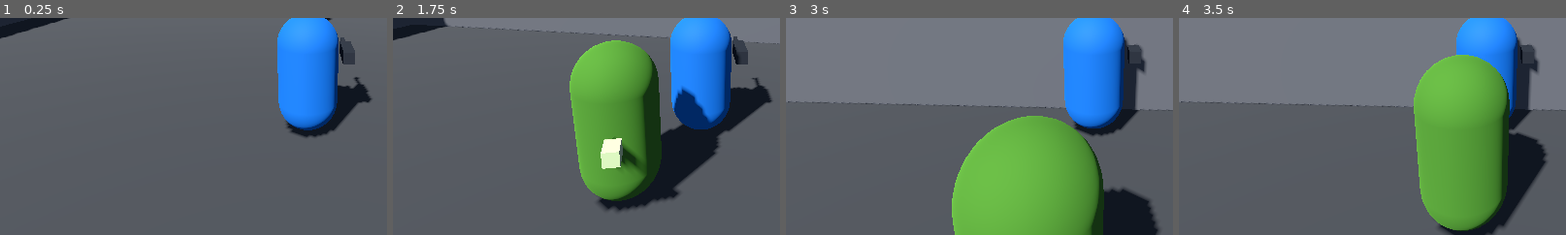
Above: before the commit, frames 1-4 (left to right).
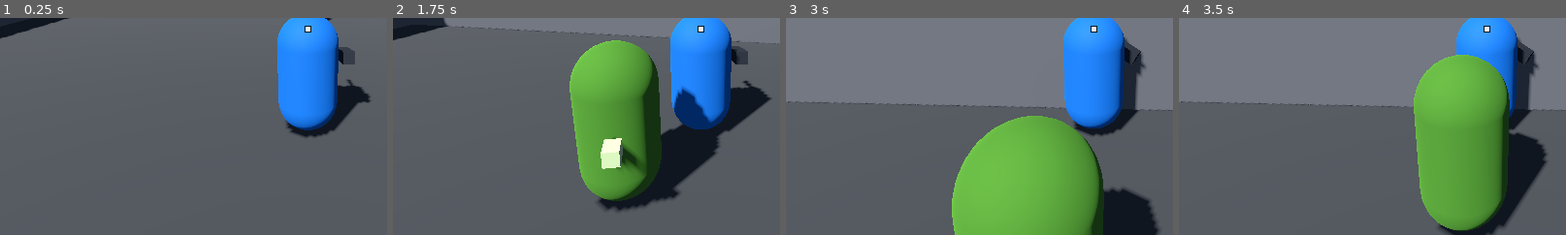
Above: after the commit, the same moments.

Repository: ruiguitos/horde-breaker
Game: Godot game, scene res://scenes/world/test_arena.tscn
Same seed, same stepped clock (60 frames per second), same inputs: the game is played once before the commit and once after it.
Inputs (mouse positions are % of the whole screen's width and height, from its top left):
- Up to frame 1 (0.25 s): no input
- Up to frame 2 (1.75 s): move the mouse to (55, 50) at 0.52 s; press the mouse at (55, 50) at 0.53 s; hold W (move_forward) from 0.53 s (still down); move the mouse to (45, 50) at 1.27 s; release the mouse at (45, 50) at 1.28 s; click (45, 50) at 1.35 s
- Up to frame 3 (3 s): keep holding W (move_forward); move the mouse to (52, 48) at 2.02 s; press the mouse at (52, 48) at 2.03 s; move the mouse to (49, 52) at 2.77 s; release the mouse at (49, 52) at 2.78 s; click (49, 52) at 2.85 s
- Up to frame 4 (3.5 s): keep holding W (move_forward)
The pictures show only the part of the screen within x 10-60%, y 47-97%; the shares and areas given below are measured in that part.

The runs differ from the first frame. In frame 1, 0.4% of the frame differs, in the area x 78-96%, y 3-38%; in frame 2, 0.4%, in the area x 78-98%, y 3-40%; in frame 3, 0.3%; in frame 4, 0.3%.

Commit message:
fix: align shooting with aim point

Diff:
--- a/scenes/ui/game_hud.tscn
+++ b/scenes/ui/game_hud.tscn
@@ -11,6 +11,41 @@
 grow_vertical = 2
 mouse_filter = 2
 script = ExtResource("1_hud_script")
+
+[node name="AimPoint" type="Control" parent="."]
+z_index = 5
+layout_mode = 1
+anchors_preset = 8
+anchor_left = 0.5
+anchor_top = 0.5
+anchor_right = 0.5
+anchor_bottom = 0.5
+offset_left = -5.0
+offset_top = -5.0
+offset_right = 5.0
+offset_bottom = 5.0
+grow_horizontal = 2
+grow_vertical = 2
+mouse_filter = 2
+
+[node name="Outline" type="ColorRect" parent="AimPoint"]
+layout_mode = 1
+anchors_preset = 15
+anchor_right = 1.0
+anchor_bottom = 1.0
+grow_horizontal = 2
+grow_vertical = 2
+mouse_filter = 2
+color = Color(0.02, 0.02, 0.02, 0.9)
+
+[node name="Center" type="ColorRect" parent="AimPoint"]
+layout_mode = 0
+offset_left = 2.0
+offset_top = 2.0
+offset_right = 8.0
+offset_bottom = 8.0
+mouse_filter = 2
+color = Color(0.95, 0.95, 0.95, 1)
 
 [node name="HealthPanel" type="PanelContainer" parent="."]
 layout_mode = 0
--- a/scripts/characters/player.gd
+++ b/scripts/characters/player.gd
@@ -33,8 +33,11 @@
 	velocity.x = movement_direction.x * move_speed
 	velocity.z = movement_direction.z * move_speed
 
-	if movement_direction != Vector3.ZERO:
-		var target_rotation := atan2(-movement_direction.x, -movement_direction.z)
+	var facing_direction := movement_direction
+	if Input.mouse_mode == Input.MOUSE_MODE_CAPTURED:
+		facing_direction = _get_horizontal_camera_forward()
+	if facing_direction != Vector3.ZERO:
+		var target_rotation := atan2(-facing_direction.x, -facing_direction.z)
 		visual_root.rotation.y = rotate_toward(
 			visual_root.rotation.y, target_rotation, rotation_speed * delta
 		)
@@ -56,12 +59,16 @@
 
 
 func _get_camera_relative_direction(input_direction: Vector2) -> Vector3:
-	var camera_forward := -camera.global_basis.z
-	camera_forward.y = 0.0
-	camera_forward = camera_forward.normalized()
+	var camera_forward := _get_horizontal_camera_forward()
 
 	var camera_right := camera.global_basis.x
 	camera_right.y = 0.0
 	camera_right = camera_right.normalized()
 
 	return camera_right * input_direction.x - camera_forward * input_direction.y
+
+
+func _get_horizontal_camera_forward() -> Vector3:
+	var camera_forward := -camera.global_basis.z
+	camera_forward.y = 0.0
+	return camera_forward.normalized()
--- a/scripts/weapons/hitscan_weapon.gd
+++ b/scripts/weapons/hitscan_weapon.gd
@@ -8,6 +8,7 @@
 const MUZZLE_FLASH_DURATION := 0.05
 const TRACER_DURATION := 0.06
 const TRACER_THICKNESS := 0.025
+const AIM_RAY_EXTENSION := 0.1
 
 @export_range(0.1, 1000.0, 0.1) var damage: float = 25.0
 @export_range(0.1, 30.0, 0.1) var fire_rate: float = 6.0
@@ -40,6 +41,7 @@
 
 func _physics_process(delta: float) -> void:
 	_cooldown_remaining = maxf(_cooldown_remaining - delta, 0.0)
+	_update_weapon_aim()
 	if Input.is_action_pressed("reload"):
 		_start_reload()
 	if (
@@ -75,14 +77,19 @@
 		push_error("HitscanWeapon requires an active Camera3D.")
 		return
 
-	var ray_origin := camera.global_position
-	var ray_end := ray_origin - camera.global_basis.z * maximum_range
+	var aim_position := _get_camera_aim_position(camera)
+	_aim_weapon_at(aim_position)
+	var ray_origin := muzzle.global_position
+	var ray_direction := ray_origin.direction_to(aim_position)
+	if ray_direction == Vector3.ZERO:
+		return
+	var ray_end := aim_position + ray_direction * AIM_RAY_EXTENSION
 	var query := PhysicsRayQueryParameters3D.create(
 		ray_origin, ray_end, HIT_COLLISION_MASK
 	)
 	var result := get_world_3d().direct_space_state.intersect_ray(query)
 
-	var hit_position := ray_end
+	var hit_position := aim_position
 	var hit_collider: Object = null
 	if not result.is_empty():
 		hit_position = result["position"]
@@ -94,6 +101,33 @@
 	muzzle_flash_timer.start(MUZZLE_FLASH_DURATION)
 	_show_tracer(muzzle.global_position, hit_position)
 	shot_fired.emit(hit_position, hit_collider)
+
+
+func _update_weapon_aim() -> void:
+	if Input.mouse_mode != Input.MOUSE_MODE_CAPTURED:
+		return
+	var camera := get_viewport().get_camera_3d()
+	if camera == null:
+		return
+	_aim_weapon_at(_get_camera_aim_position(camera))
+
+
+func _get_camera_aim_position(camera: Camera3D) -> Vector3:
+	var ray_origin := camera.global_position
+	var ray_end := ray_origin - camera.global_basis.z * maximum_range
+	var query := PhysicsRayQueryParameters3D.create(
+		ray_origin, ray_end, HIT_COLLISION_MASK
+	)
+	var result := get_world_3d().direct_space_state.intersect_ray(query)
+	if result.is_empty():
+		return ray_end
+	return result["position"]
+
+
+func _aim_weapon_at(aim_position: Vector3) -> void:
+	if global_position.distance_squared_to(aim_position) <= 0.0001:
+		return
+	look_at(aim_position, Vector3.UP)
 
 
 func _show_tracer(start_position: Vector3, end_position: Vector3) -> void:
Not shown, changed: docs/ARCHITECTURE.md
Not shown, changed: docs/PROGRESS.md
